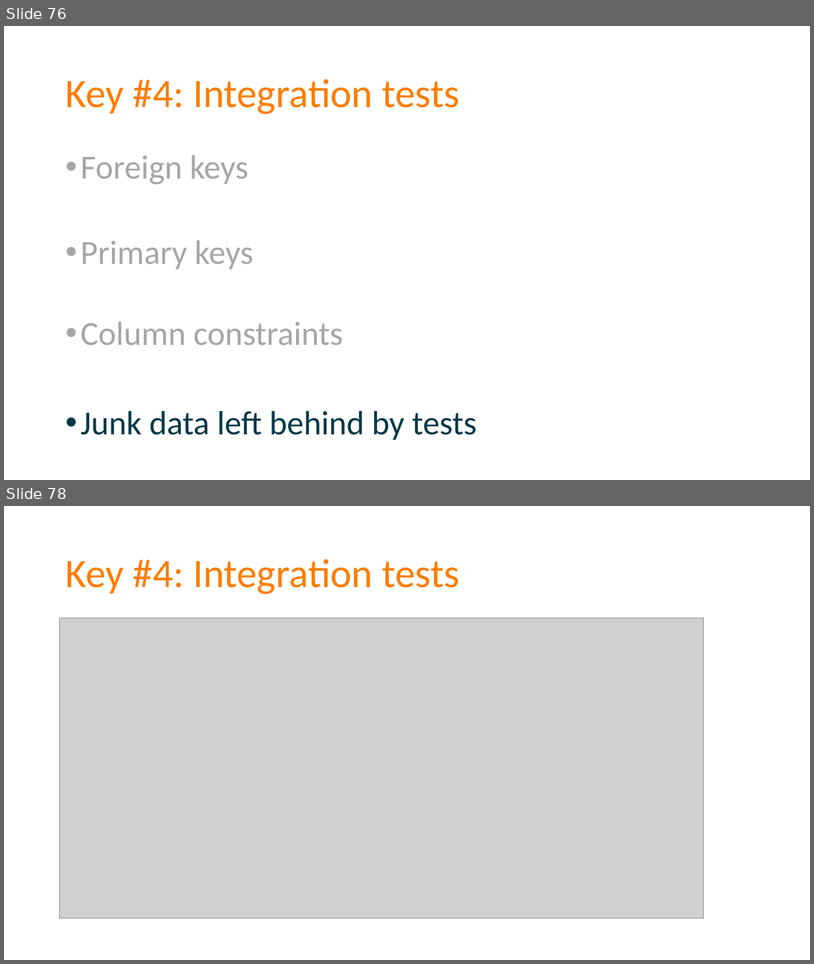
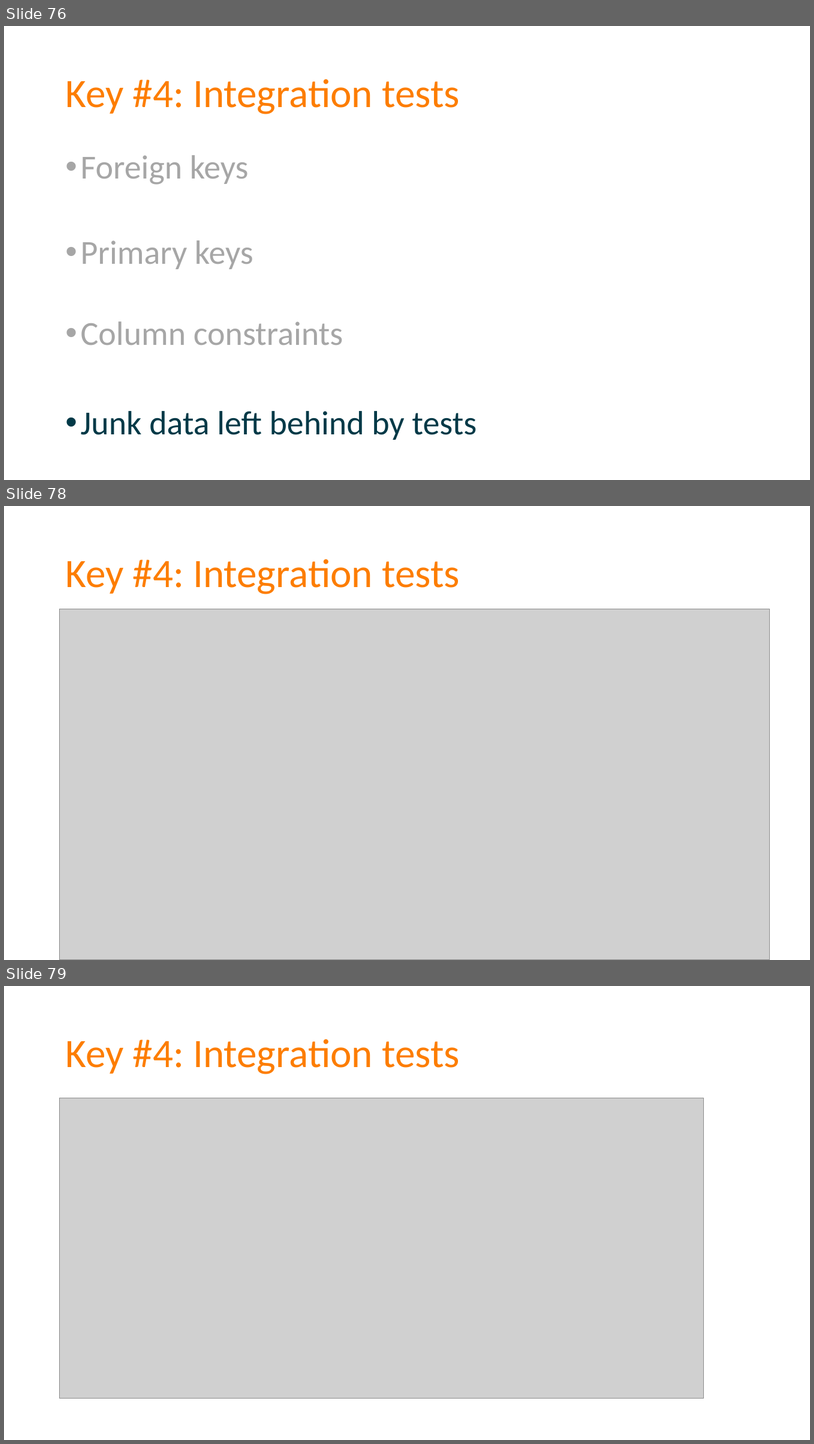
Before and after one commit to spetryjohnson/Talk-Patterns_of_Effective_Test_Setup, a slide deck: POETS - CodeMash 2017.pptx. Shown one above the other, each under a label of ours: slides 76 and 78 before the commit, slides 76, 78 and 79 after it; the slides between them are not shown. The pictures are 814x964 and 814x1444 pixels, drawn with LibreOffice and Linux fonts; fonts in the diff are those of the drawing; grey boxes stand for pictures. Boxes give left, top, right and bottom in pixels: in the first picture for what was removed or moved away, otherwise in the second. Text is boxed around its words. In the diff, an @@ line names an element or a change of style, - is before the commit and + after.

```diff
--- a/POETS - CodeMash 2017.pptx
+++ b/POETS - CodeMash 2017.pptx
@@ slide 78 added at box(4, 506, 810, 960), background #FFFFFF @@
@@ title added at box(65, 559, 459, 594), 48 pt, text #FD7D00 @@
+Key #4: Integration tests
@@ picture added at box(60, 609, 770, 960) @@
@@ what was slide 78 is now slide 79 @@
```
Also in this commit, not shown: 3 slides changed, 4 other files.
